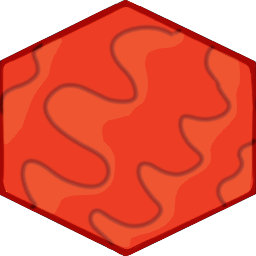
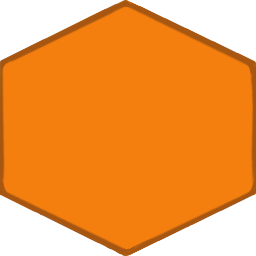
Comparing the layer stacks of the two 256x256 images. Changes:
"Paint Layer 5" (1st of 2, in "Group 6"): opacity 100% → 32%, blend soft light → normal, painted on it over left=0, top=0, right=256, bottom=256
hid "Copy of Paint Layer 2", painted on it over left=0, top=0, right=256, bottom=256
hid "Paint Layer 8", painted on it over left=0, top=0, right=256, bottom=256
added layer "Paint Layer 4" (1st of 2, in "Group 6") in group "Group 6" over left=0, top=0, right=256, bottom=256
painted on "Paint Layer 4" (2nd of 2, in "Group 6") over left=0, top=0, right=256, bottom=256
